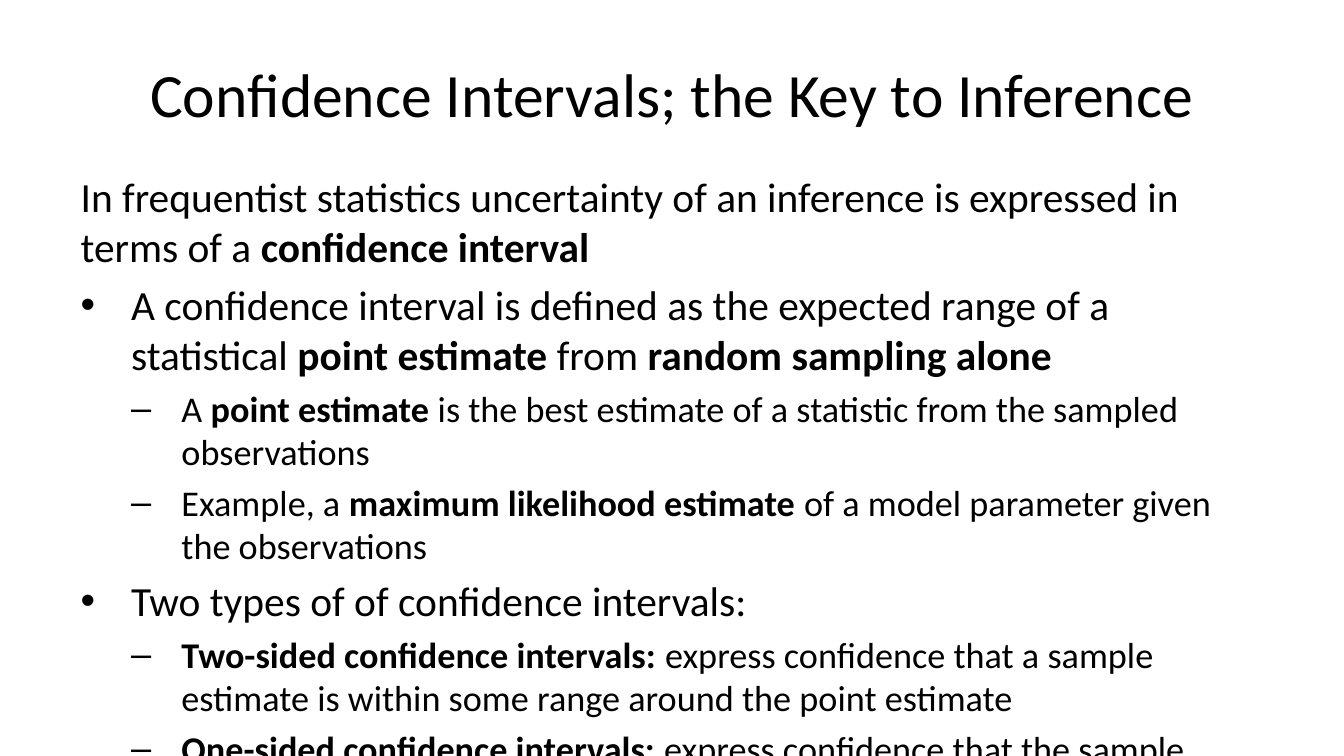
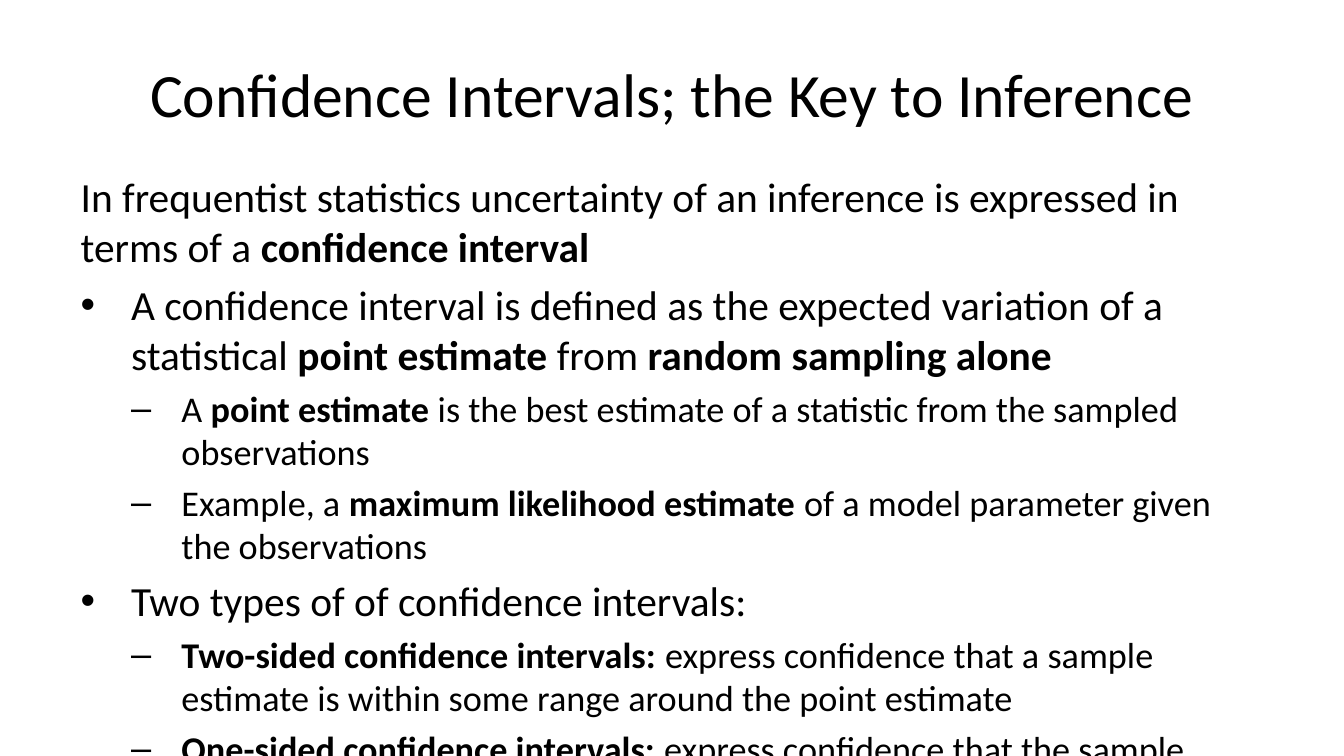
Before and after one commit to StephenElston/CSCI-E-83, a slide deck: slide 8 of LectureSlides/06a_WhyInferenceIsImportant.pptx. Drawn at 1344x756 pixels with LibreOffice and Linux fonts; fonts in the diff are those of the drawing. Boxes give left, top, right and bottom in pixels: in the first picture for what was removed or moved away, otherwise in the second. Text is boxed around its words. In the diff, an @@ line names an element or a change of style, - is before the commit and + after.

```diff
--- a/LectureSlides/06a_WhyInferenceIsImportant.pptx
+++ b/LectureSlides/06a_WhyInferenceIsImportant.pptx
@@ text at [131,291,1163,377]: text changed @@
-• A confidence interval is defined as the expected range of a statistical point estimate from random sampling alone
+• A confidence interval is defined as the expected variation of a statistical point estimate from random sampling alone
```
Also in this commit, not shown: 2 other slides changed, 1 other file.
